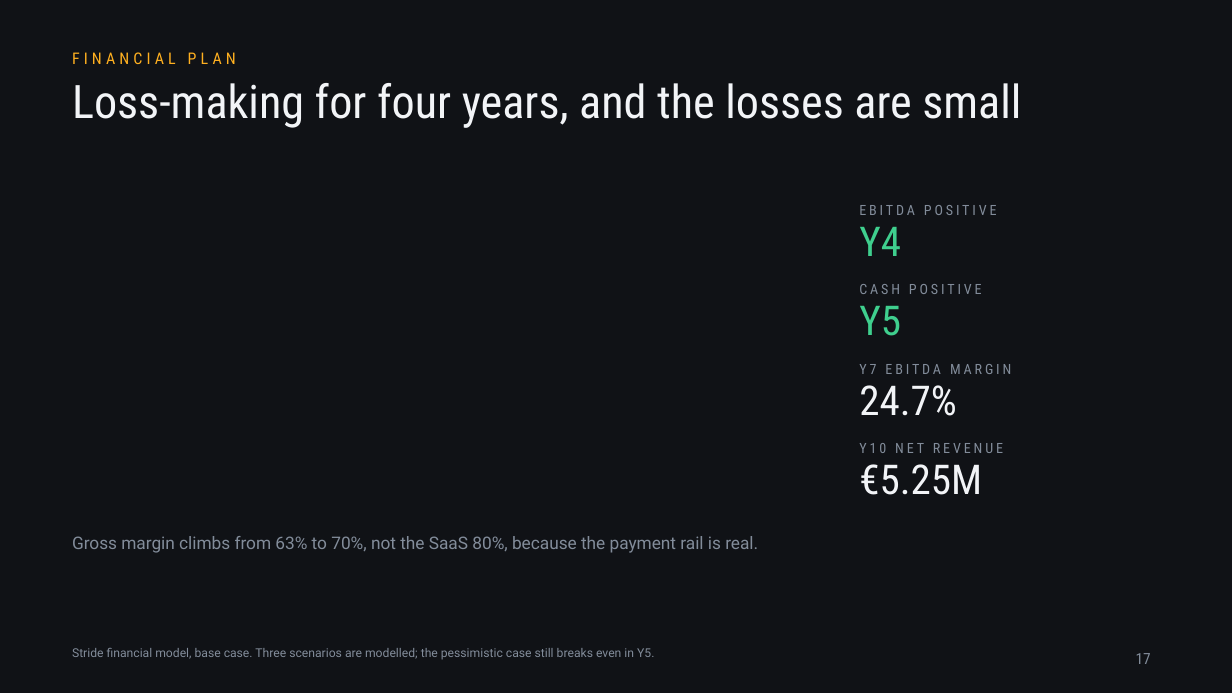
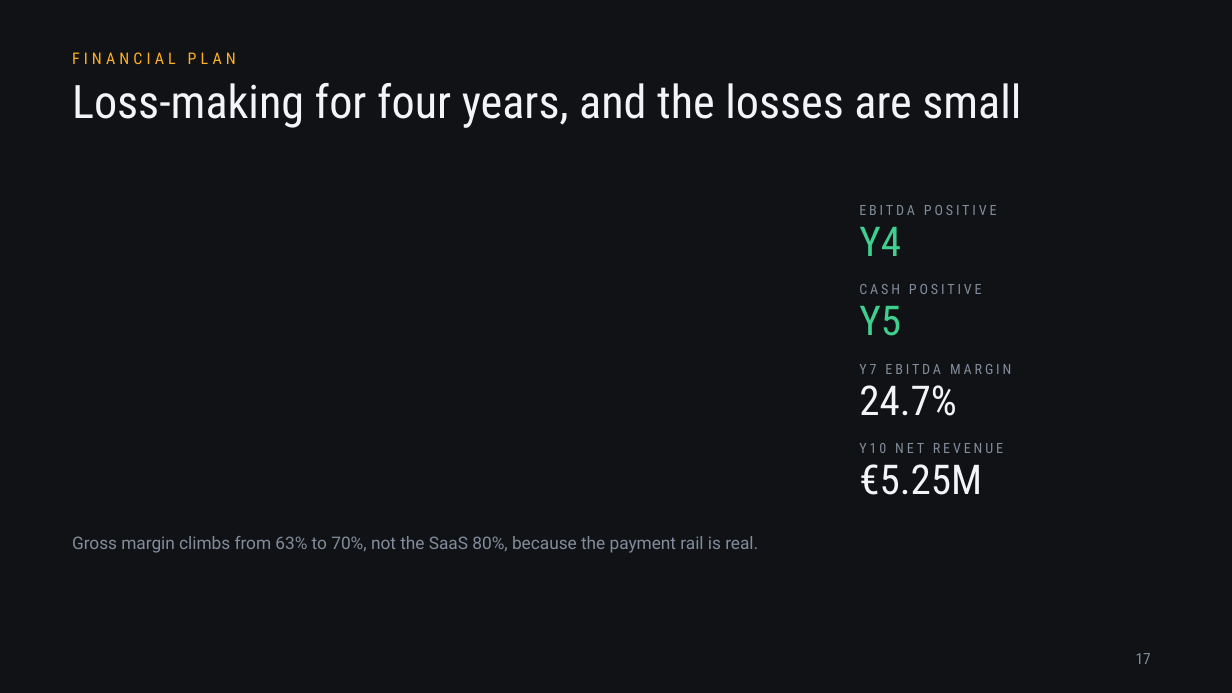
Before and after one commit to jadzoghaib/stride, a slide deck: slide 17 of deck/Stride_Pitch_Deck.pptx. Drawn at 1232x693 pixels with LibreOffice and Linux fonts; fonts in the diff are those of the drawing. Boxes give left, top, right and bottom in pixels: in the first picture for what was removed or moved away, otherwise in the second. Text is boxed around its words. In the diff, an @@ line names an element or a change of style, - is before the commit and + after.

```diff
--- a/deck/Stride_Pitch_Deck.pptx
+++ b/deck/Stride_Pitch_Deck.pptx
@@ text removed at [72, 648, 654, 660] @@
-Stride financial model, base case. Three scenarios are modelled; the pessimistic case still breaks even in Y5.
```
Also in this commit, not shown: 10 other slides changed, 3 other files.
